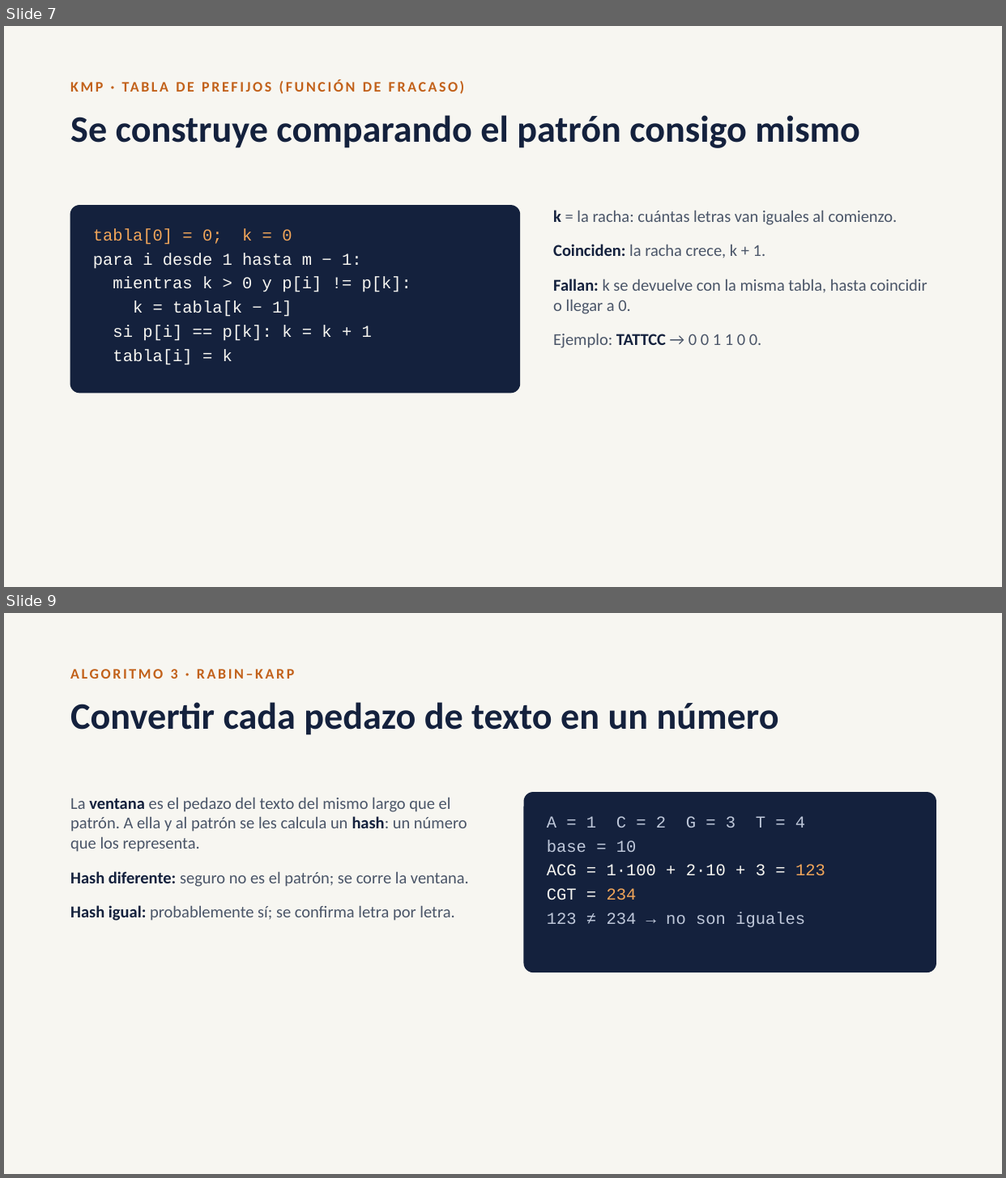
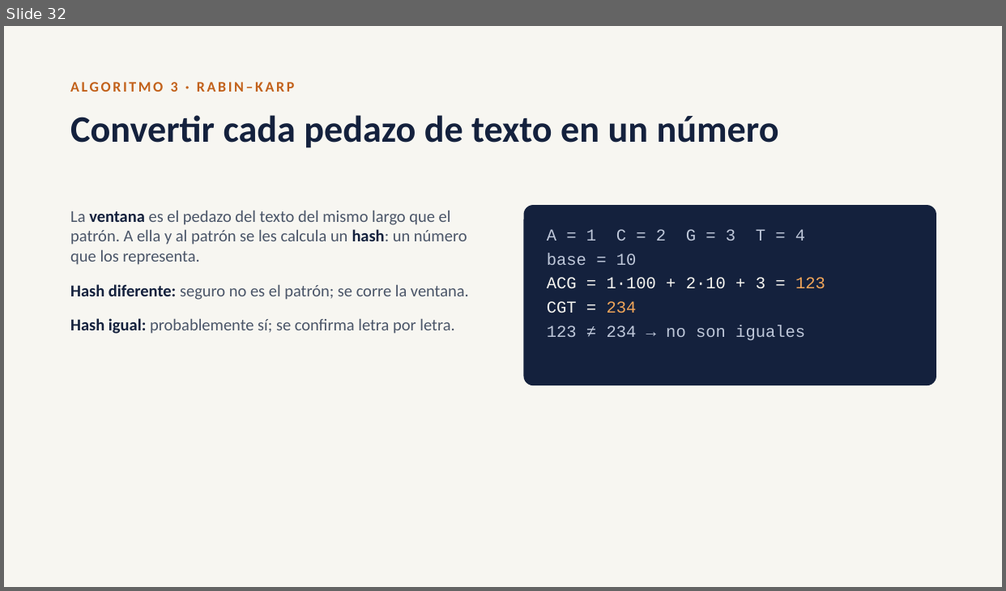
Before and after one commit to rolandramirez491/busqueda-patrones-adn, a slide deck: Presentacion_Busqueda_Patrones.pptx. Shown one above the other, each under a label of ours: slides 7 and 9 before the commit, slide 32 after it; the slides between them are not shown. The pictures are 1006x1178 and 1006x591 pixels, drawn with LibreOffice and Linux fonts; fonts in the diff are those of the drawing. Boxes give left, top, right and bottom in pixels: in the first picture for what was removed or moved away, otherwise in the second. Text is boxed around its words. In the diff, an @@ line names an element or a change of style, - is before the commit and + after.

```diff
--- a/Presentacion_Busqueda_Patrones.pptx
+++ b/Presentacion_Busqueda_Patrones.pptx
@@ slide 7 removed at (x1=4, y1=26, x2=1002, y2=587), background #F7F6F1 @@
@@ text removed at (x1=70, y1=71, x2=936, y2=101) @@
-KMP · TABLA DE PREFIJOS (FUNCIÓN DE FRACASO)
@@ text removed at (x1=70, y1=115, x2=860, y2=148) @@
-Se construye comparando el patrón consigo mismo
@@ rounded rectangle removed at (x1=70, y1=206, x2=520, y2=393) @@
@@ text removed at (x1=553, y1=210, x2=927, y2=348) @@
-k = la racha: cuántas letras van iguales al comienzo.
-Coinciden: la racha crece, k + 1.
-Fallan: k se devuelve con la misma tabla, hasta coincidir o llegar a 0.
-Ejemplo: TATTCC → 0 0 1 1 0 0.
@@ text removed at (x1=93, y1=228, x2=411, y2=365) @@
-tabla[0] = 0; k = 0
-para i desde 1 hasta m − 1:
-mientras k > 0 y p[i] != p[k]:
-k = tabla[k − 1]
-si p[i] == p[k]: k = k + 1
-tabla[i] = k
@@ what was slide 9 is now slide 32 @@
```
Also in this commit, not shown: 8 slides changed, 29 slides added, 1 other file.
